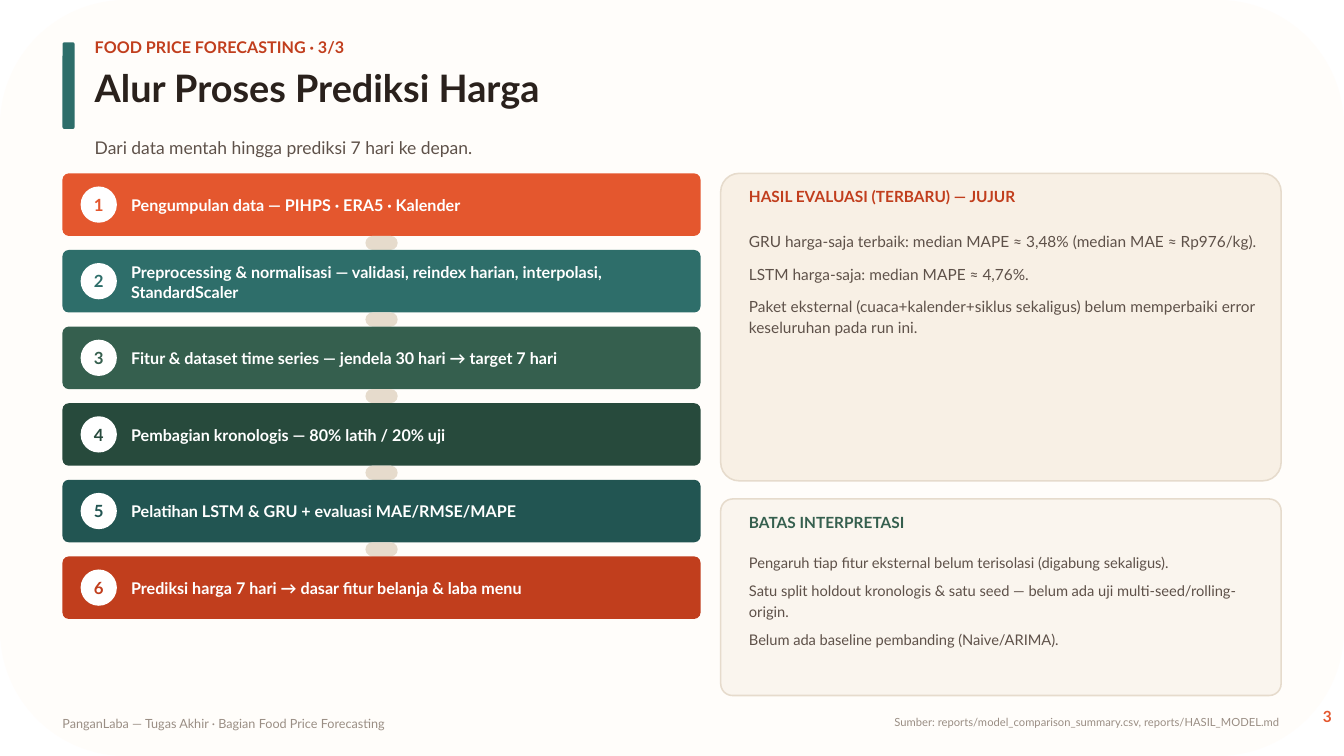
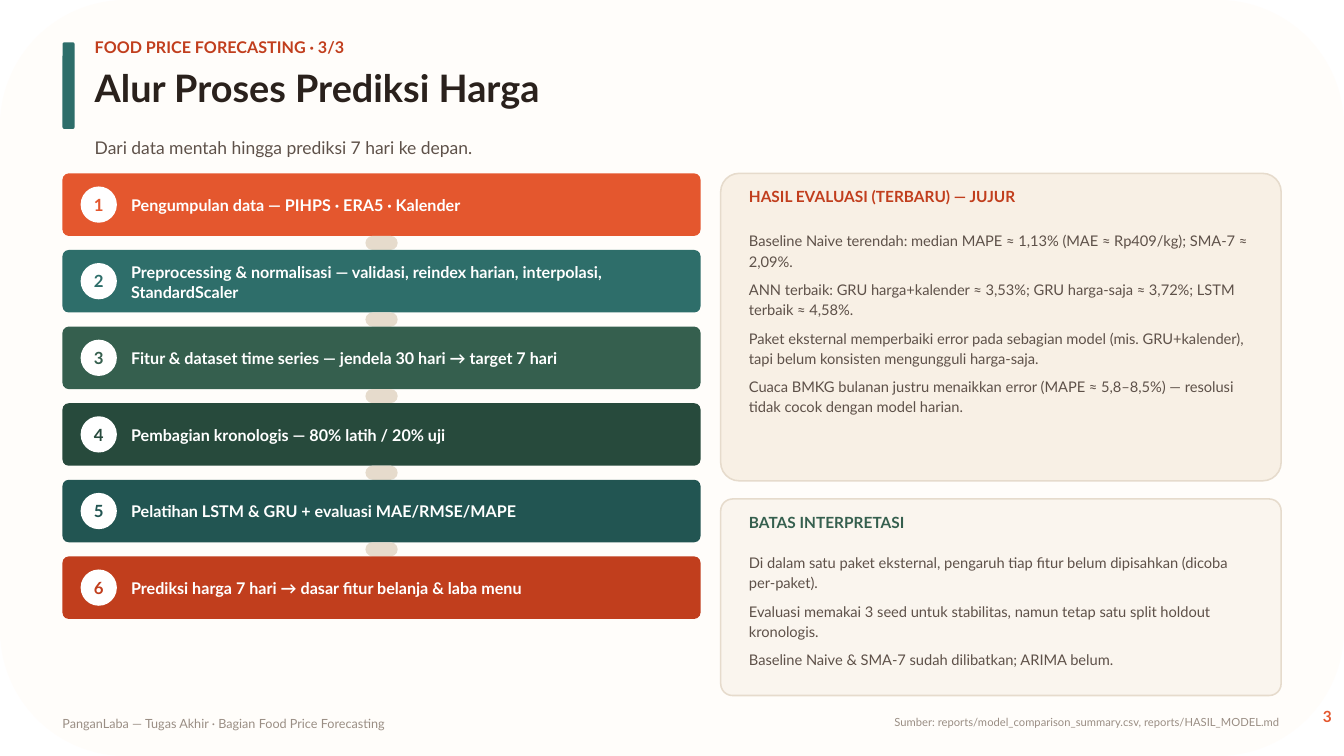
Before and after one commit to billyramadan/pangan-Laba, a slide deck: slide 3 of reports/FoodPriceForecasting_3Slide_v2.pptx. Drawn at 1344x756 pixels with LibreOffice and Linux fonts; fonts in the diff are those of the drawing. Boxes give left, top, right and bottom in pixels: in the first picture for what was removed or moved away, otherwise in the second. Text is boxed around its words. In the diff, an @@ line names an element or a change of style, - is before the commit and + after.

```diff
--- a/reports/FoodPriceForecasting_3Slide_v2.pptx
+++ b/reports/FoodPriceForecasting_3Slide_v2.pptx
@@ text at [749, 235, 1244, 415]: text changed; size 11 to 10.5 pt @@
-GRU harga-saja terbaik: median MAPE ≈ 3,48% (median MAE ≈ Rp976/kg).
-LSTM harga-saja: median MAPE ≈ 4,76%.
-Paket eksternal (cuaca+kalender+siklus sekaligus) belum memperbaiki error keseluruhan pada run ini.
+Baseline Naive terendah: median MAPE ≈ 1,13% (MAE ≈ Rp409/kg); SMA-7 ≈ 2,09%.
+ANN terbaik: GRU harga+kalender ≈ 3,53%; GRU harga-saja ≈ 3,72%; LSTM terbaik ≈ 4,58%.
+Paket eksternal memperbaiki error pada sebagian model (mis. GRU+kalender), tapi belum konsisten mengungguli harga-saja.
+Cuaca BMKG bulanan justru menaikkan error (MAPE ≈ 5,8–8,5%) — resolusi tidak cocok dengan model harian.
@@ text at [749, 557, 1228, 667]: text changed @@
-Pengaruh tiap fitur eksternal belum terisolasi (digabung sekaligus).
-Satu split holdout kronologis & satu seed — belum ada uji multi-seed/rolling-origin.
-Belum ada baseline pembanding (Naive/ARIMA).
+Di dalam satu paket eksternal, pengaruh tiap fitur belum dipisahkan (dicoba per-paket).
+Evaluasi memakai 3 seed untuk stabilitas, namun tetap satu split holdout kronologis.
+Baseline Naive & SMA-7 sudah dilibatkan; ARIMA belum.
```
Also in this commit, not shown: 2 other slides changed, 1 other file.
